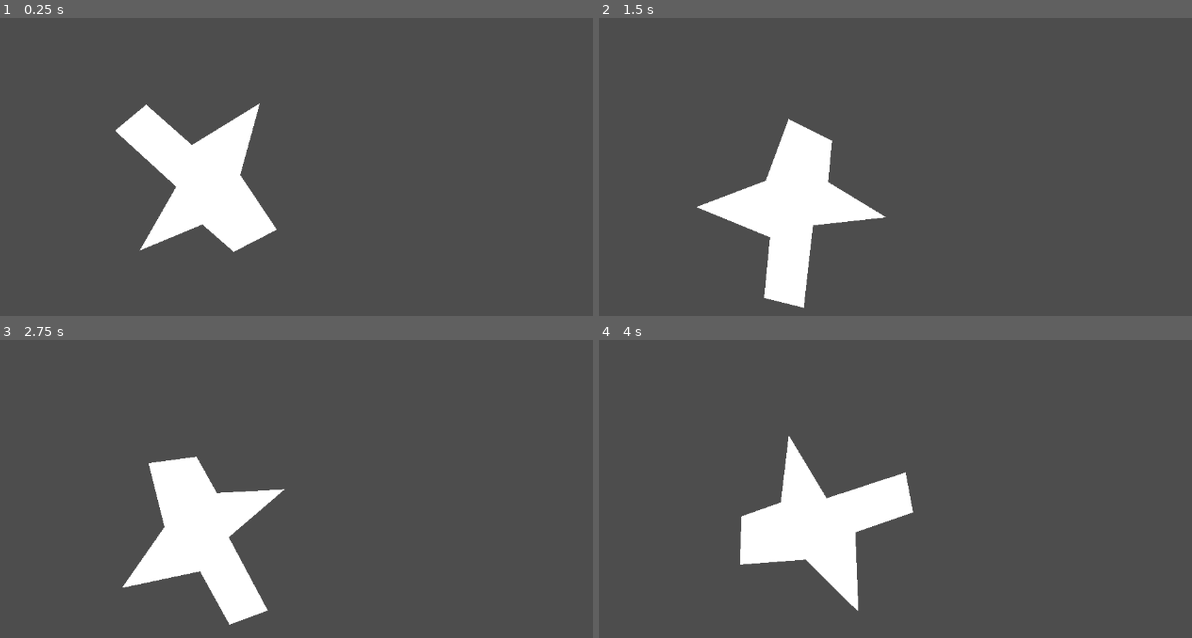
Above: before the commit, frames 1-4 (two rows, left to right).
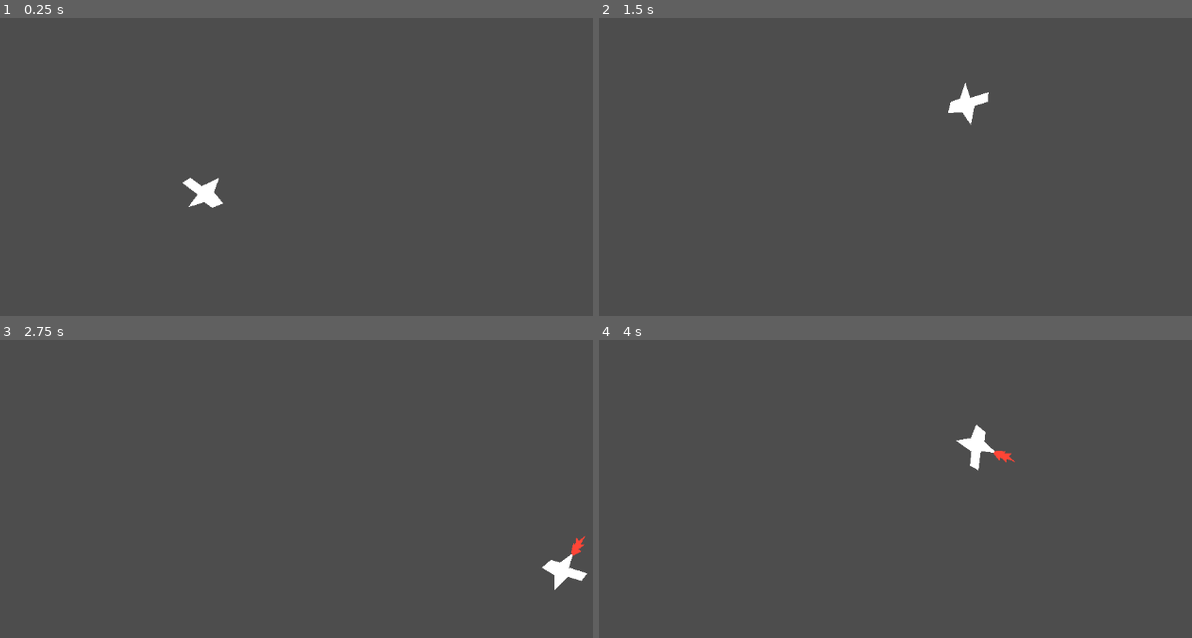
Above: after the commit, the same moments.

Repository: juunp/dogfight
Game: Godot game, scene res://scenes/player.tscn
Same seed, same stepped clock (60 frames per second), same inputs: the game is played once before the commit and once after it.
Inputs:
- Up to frame 1 (0.25 s): no input
- Up to frame 2 (1.5 s): tap Enter (ui_accept) at 0.5, 1.35 s; hold Right (ui_right) 0.53-1.28 s; hold Enter (ui_accept) 0.53-1.28 s; hold Left (ui_left) from 1.28 s (still down)
- Up to frame 3 (2.75 s): tap Enter (ui_accept) at 1.52, 1.82 s; release Left (ui_left) at 2.03 s; hold Right (ui_right) from 2.03 s (still down); hold Enter (ui_accept) from 2.03 s (still down)
- Up to frame 4 (4 s): release Enter (ui_accept) at 2.78 s; tap Enter (ui_accept) at 2.85, 3.02, 3.32 s; release Right (ui_right) at 3.53 s; hold Left (ui_left) from 3.53 s (still down); hold Enter (ui_accept) from 3.53 s (still down)

The runs differ from the first frame. In frame 1, 6.5% of the frame differs, in the area x 19-47%, y 28-79%; in frame 2, 7.2%; in frame 3, 7.3%; in frame 4, 7.3%, in the area x 23-71%, y 28-91%.

Commit message:
add player movement and boost flames

Diff:
--- a/scenes/player.tscn
+++ b/scenes/player.tscn
@@ -4,14 +4,23 @@
 
 [sub_resource type="SpriteFrames" id="SpriteFrames_sh265"]
 
-[node name="Player" type="Node2D"]
+[node name="Player" type="CharacterBody2D"]
 position = Vector2(438, 274)
 script = ExtResource("1_3vyb7")
 
 [node name="AnimatedSprite2D" type="AnimatedSprite2D" parent="."]
 visible = false
 rotation = 0.7853982
+scale = Vector2(0.99999994, 0.99999994)
 sprite_frames = SubResource("SpriteFrames_sh265")
 
-[node name="Polygon2D" type="Polygon2D" parent="."]
+[node name="plane" type="Polygon2D" parent="."]
+position = Vector2(-7.6293945e-06, 7.6293945e-06)
+rotation = 0.79873204
+scale = Vector2(0.25403222, 0.20175442)
 polygon = PackedVector2Array(-44, -15, -138, -101, -90, -141, -20, -79, 84, -143, 54, -33, 110, 51, 44, 85, -4, 43, -100, 83)
+
+[node name="boost flames" type="Polygon2D" parent="."]
+visible = false
+color = Color(1, 0.27058825, 0.21176471, 1)
+polygon = PackedVector2Array(-25, -8, -37, -17, -37, -11, -48, -17, -46, -11, -61, -12, -49, -6, -53, 0, -41, -4, -43, 0, -28, -3)
--- a/scripts/player.gd
+++ b/scripts/player.gd
@@ -1,16 +1,30 @@
-extends Node2D
+extends CharacterBody2D
 
 @export var health = 100
-@export var speed = 100
+@export var speed = 400
 @export var rotation_speed = 4
 
+@onready var boost_flames = $"boost flames"
 
-func _process(delta: float) -> void:
+func _ready() -> void:
+	rotation_degrees = -45
+
+
+var rotation_direction = 0
+
+func _physics_process(delta: float) -> void:
+	velocity -= Vector2(velocity).normalized()
+
 	if Input.is_action_pressed("ui_left"):
+		rotation = rotation + (rotation_speed * delta * - 1)
+	elif Input.is_action_pressed("ui_right"):
 		rotation = rotation + (rotation_speed * delta)
-	elif Input.is_action_pressed("ui_right"):
-		rotation = rotation + (rotation_speed * delta * - 1)
-
+	if Input.is_action_pressed("ui_accept"):
+		velocity = transform.x * speed
+		boost_flames.visible = true
+	if Input.is_action_just_released("ui_accept"):
+		boost_flames.visible = false;
+	move_and_slide()
 
 func take_damage(amount: int) -> int:
 	return health - amount
